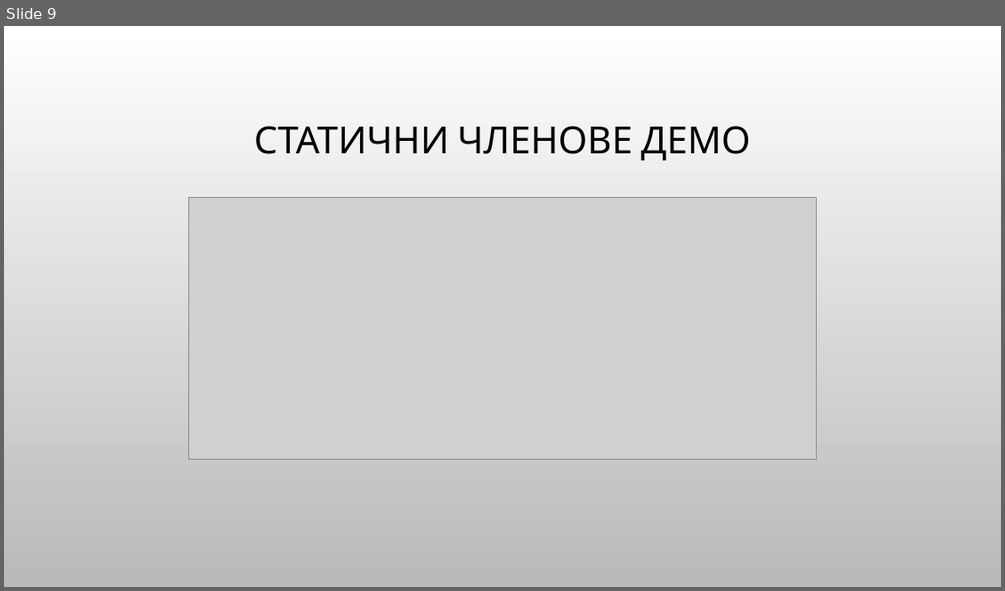
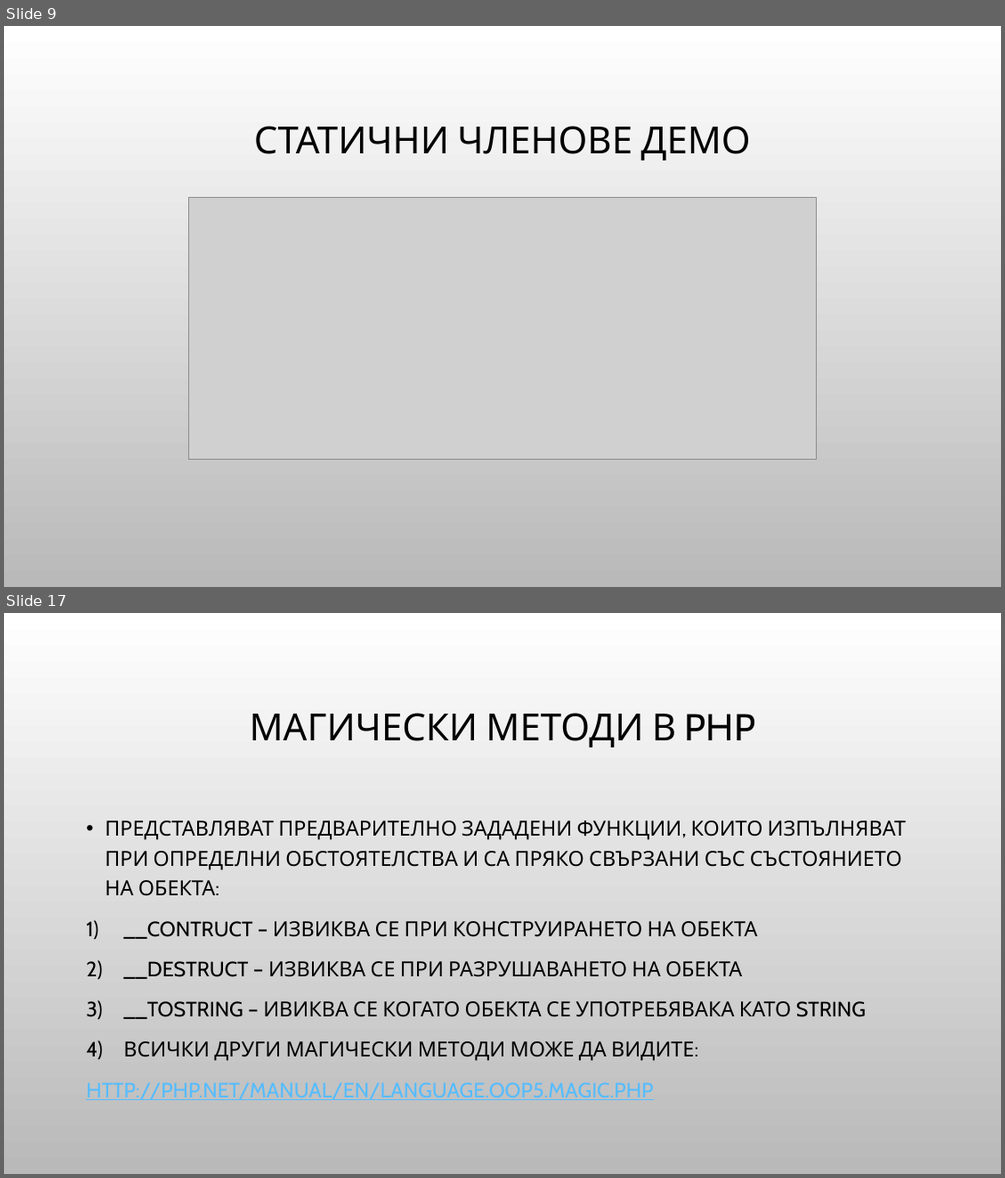
Before and after one commit to Bilyukov/php-mysql-course, a slide deck: 13.oop-in-php.pptx. Shown one above the other, each under a label of ours: slide 9 before the commit, slides 9 and 17 after it; the slides between them are not shown. The pictures are 1005x591 and 1005x1178 pixels, drawn with LibreOffice and Linux fonts; fonts in the diff are those of the drawing; grey boxes stand for pictures; background and template pictures are left out. Boxes give left, top, right and bottom in pixels: in the first picture for what was removed or moved away, otherwise in the second. Text is boxed around its words. In the diff, an @@ line names an element or a change of style, - is before the commit and + after.

```diff
--- a/13.oop-in-php.pptx
+++ b/13.oop-in-php.pptx
@@ slide 17 added at (x1=4, y1=613, x2=1001, y2=1174), background picture (left out) @@
@@ title added at (x1=250, y1=713, x2=755, y2=747), 36 pt, text #000000 @@
+МАГИЧЕСКИ МЕТОДИ В PHP
@@ text added at (x1=86, y1=820, x2=906, y2=1100), 20 pt, text #000000 @@
+• ПРЕДСТАВЛЯВАТ ПРЕДВАРИТЕЛНО ЗАДАДЕНИ ФУНКЦИИ, КОИТО ИЗПЪЛНЯВАТ ПРИ ОПРЕДЕЛНИ ОБСТОЯТЕЛСТВА И СА ПРЯКО СВЪРЗАНИ СЪС СЪСТОЯНИЕТО НА ОБЕКТА:
+1) __CONTRUCT – ИЗВИКВА СЕ ПРИ КОНСТРУИРАНЕТО НА ОБЕКТА
+2) __DESTRUCT – ИЗВИКВА СЕ ПРИ РАЗРУШАВАНЕТО НА ОБЕКТА
+3) __TOSTRING – ИВИКВА СЕ КОГАТО ОБЕКТА СЕ УПОТРЕБЯВАКА КАТО STRING
+4) ВСИЧКИ ДРУГИ МАГИЧЕСКИ МЕТОДИ МОЖЕ ДА ВИДИТЕ:
+HTTP://PHP.NET/MANUAL/EN/LANGUAGE.OOP5.MAGIC.PHP
```
Also in this commit, not shown: 10 other slides added, 1 slide removed, 11 other files.
